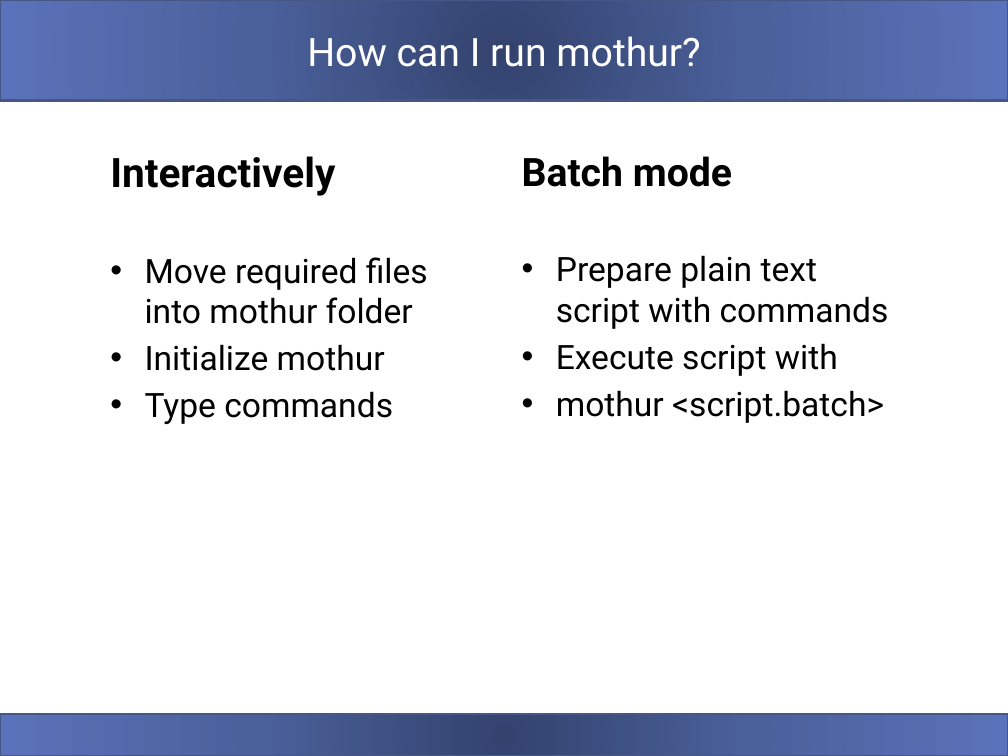
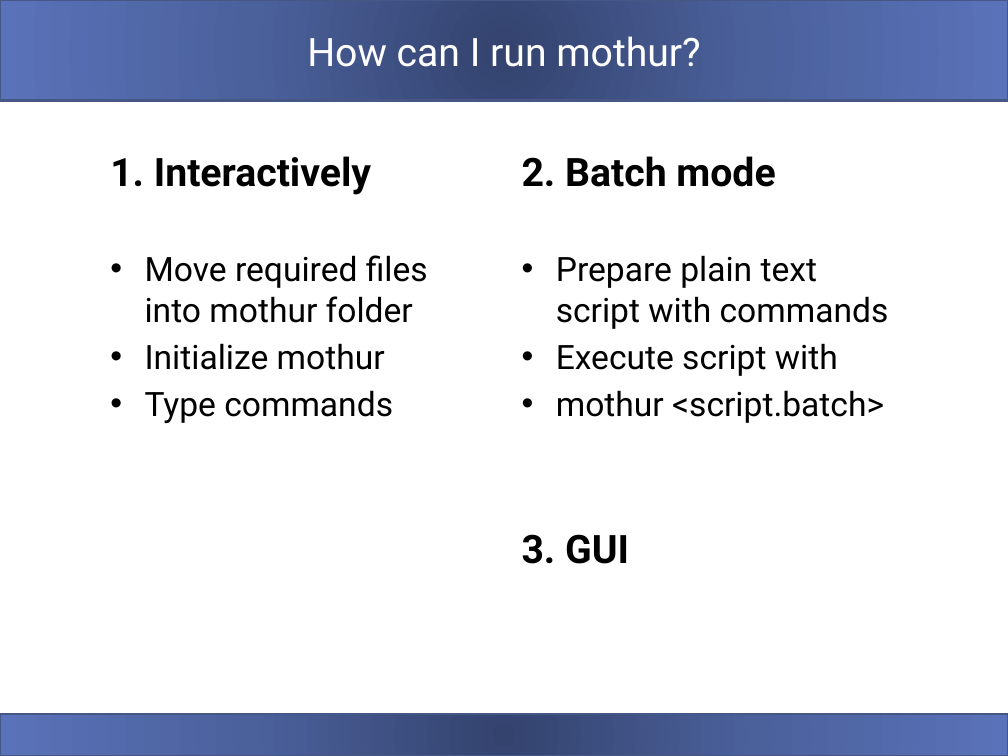
Before and after one commit to carden24/MIC506-Workshop, a slide deck: slide 3 of W3_16S_analysis.pptx. Drawn at 1008x756 pixels with LibreOffice and Linux fonts; fonts in the diff are those of the drawing. Boxes give left, top, right and bottom in pixels: in the first picture for what was removed or moved away, otherwise in the second. Text is boxed around its words. In the diff, an @@ line names an element or a change of style, - is before the commit and + after.

Commit message:
Updated presentations 3
Also added executables

```diff
--- a/W3_16S_analysis.pptx
+++ b/W3_16S_analysis.pptx
@@ text at (x1=110, y1=156, x2=371, y2=195): text changed; size 29 to 28 pt @@
-Interactively
+1. Interactively
@@ text at (x1=522, y1=156, x2=775, y2=187): text changed @@
-Batch mode
+2. Batch mode
@@ text at (x1=522, y1=534, x2=629, y2=564): paragraph added @@
+3. GUI
```
Also in this commit, not shown: 7 other files.
